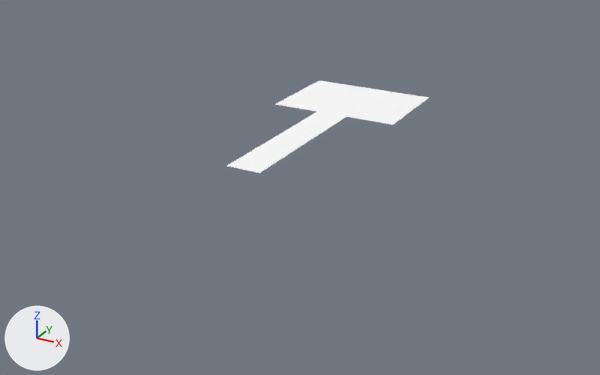
The glTF model assets/models/niveau/niveau_carrelage.gltf: old version first, new version second.
Before and after are seen from a 50 mm lens placed at (21.4, -48.9, 16.2), pointed at (1.5, -12.8, -1.9). Every picture has the same lights, and +X, +Y and +Z are marked at lower left. The picture after the commit comes second. Vertices at exactly the same position are counted once.

Objects in the first picture: 'niveau_carrelage'.
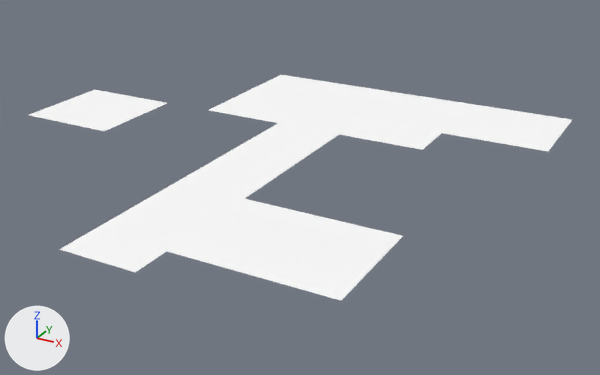
Changed parts and their boxes (x1, y1, x2, y2) in the pictures (600 x 375 px):
'niveau_carrelage', reshaped (168% wider, 143% taller): before (227, 81, 429, 173); after (29, 75, 572, 300)
part 1 of me_niveau_carrelage, added: after (29, 90, 167, 131)
part 2 of me_niveau_carrelage, added: after (59, 75, 572, 300)

The change, as a list of edits to the scene's bpy script:
```text
Change me_niveau_carrelage:
    used by ob_niveau_carrelage; location = (0.0, 0.0, 0.0)
    remove me_niveau_carrelage.from_pydata(...)  # 93 vertices, 136 faces; spans x -4.0..4.0, y -16.0..0.0, z 0.0
    add me_niveau_carrelage.from_pydata(...)  # 387 vertices, 636 faces; spans x -16.0..13.0, y -27.0..0.0, z 0.0
    me_niveau_carrelage part 1: a new loose piece of 49 vertices spanning x -16.0..-10.0, y -15.0..-9.0, z 0.0, in mat_carrelage (white #ffffff)
    me_niveau_carrelage part 2: 245 vertices added at x -7.0..13.0, y -27.0..0.0, z 0.0
```
